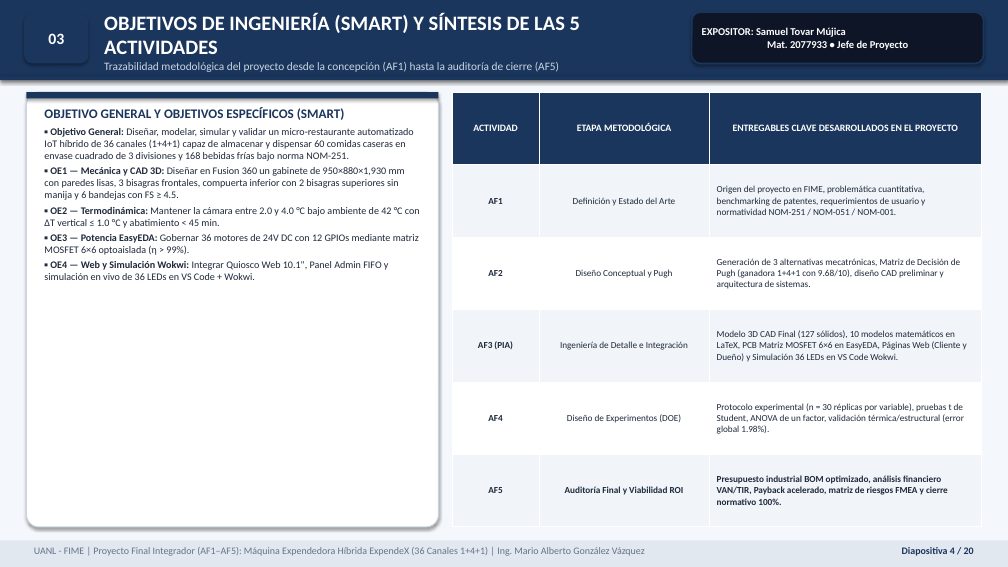
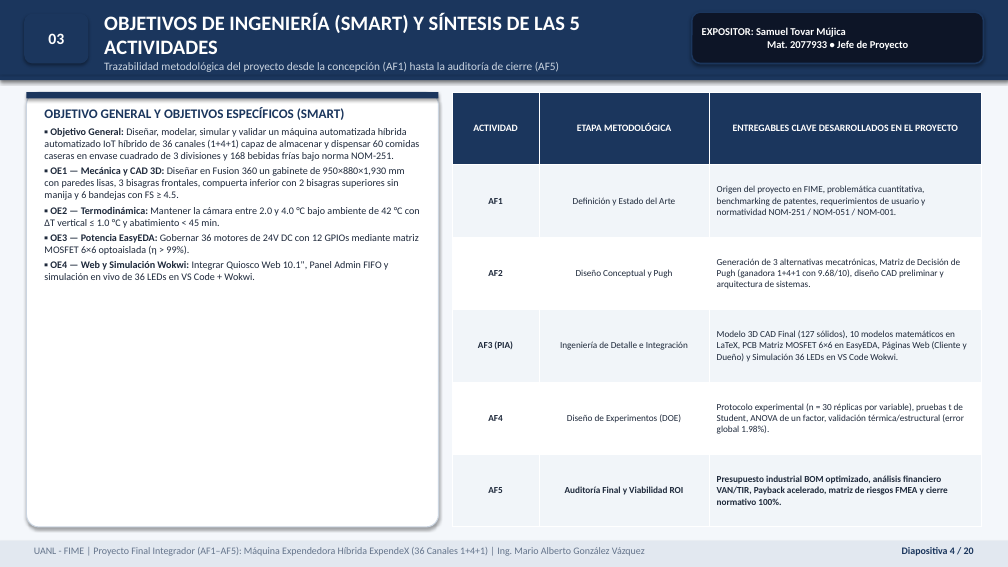
Before and after one commit to Anubys6/ExpendeX-Smart-Vending-FIME, a slide deck: slide 4 of 01_DOCUMENTOS_ACADEMICOS_FIME/Presentacion_Final_Proyecto_Expendex_FIME.pptx. Drawn at 1008x567 pixels with LibreOffice and Linux fonts; fonts in the diff are those of the drawing. Boxes give left, top, right and bottom in pixels: in the first picture for what was removed or moved away, otherwise in the second. Text is boxed around its words. In the diff, an @@ line names an element or a change of style, - is before the commit and + after.

```diff
--- a/01_DOCUMENTOS_ACADEMICOS_FIME/Presentacion_Final_Proyecto_Expendex_FIME.pptx
+++ b/01_DOCUMENTOS_ACADEMICOS_FIME/Presentacion_Final_Proyecto_Expendex_FIME.pptx
@@ text at (44,128,419,161): text changed @@
-▪ Objetivo General: Diseñar, modelar, simular y validar un micro-restaurante automatizado IoT híbrido de 36 canales (1+4+1) capaz de almacenar y dispensar 60 comidas caseras en envase cuadrado de 3 divisiones y 168 bebidas frías bajo norma NOM-251.
+▪ Objetivo General: Diseñar, modelar, simular y validar un máquina automatizada híbrida automatizado IoT híbrido de 36 canales (1+4+1) capaz de almacenar y dispensar 60 comidas caseras en envase cuadrado de 3 divisiones y 168 bebidas frías bajo norma NOM-251.
```
Also in this commit, not shown: 2 other slides changed, 15 other files.
